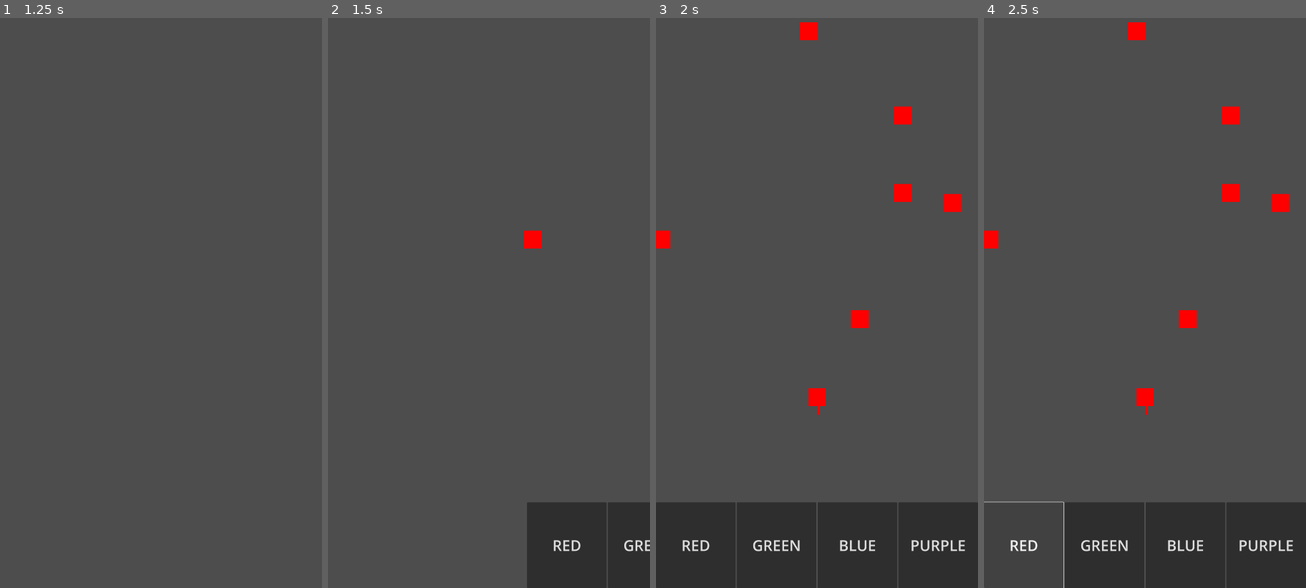
Above: before the commit, frames 1-4 (left to right).
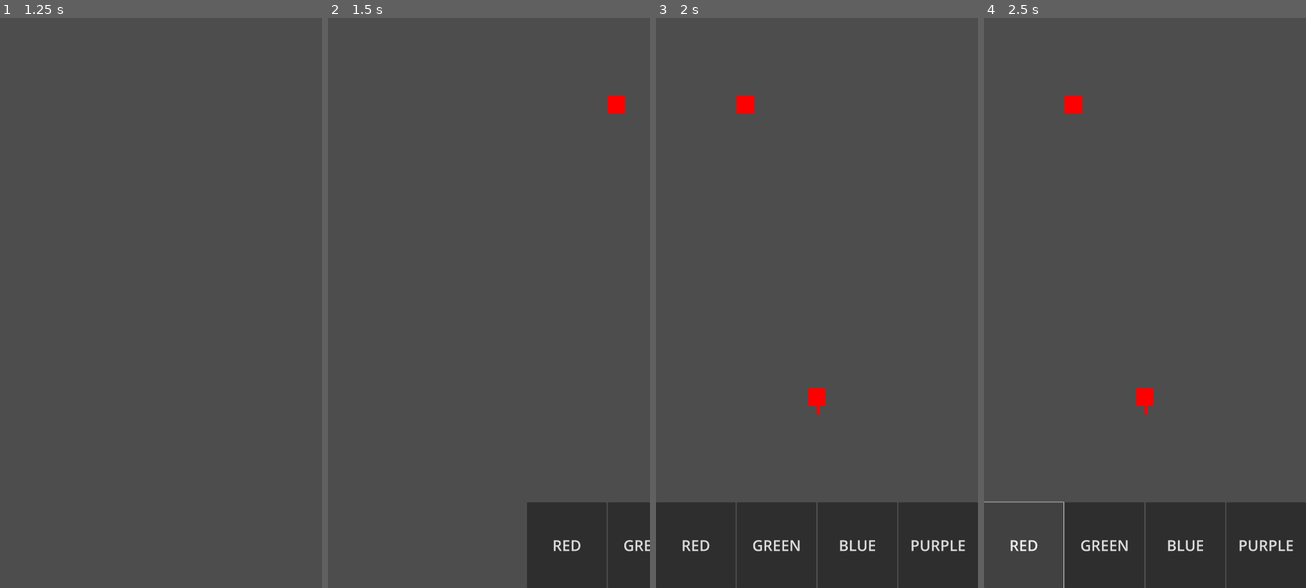
Above: after the commit, the same moments.

Repository: Xavier-Royer/Color-Jumper
Game: Godot game, scene res://Main.tscn
Two runs of this game, one before a commit and one after it. Both use one fixed random seed, a clock stepped at 60 frames per second and the inputs below.
Inputs (mouse positions are in pixels of both pictures, inside the frame that each line leads up to):
- Up to frame 1 (1.25 s): click "PLAY" at 0.5 s
- Up to frame 2 (1.5 s): move the mouse to (559, 274) at 1.27 s; press the mouse at (559, 274) at 1.28 s
- Up to frame 3 (2 s): no input
- Up to frame 4 (2.5 s): release the mouse at (1215, 274) at 2 s; click "RED" at 2 s

Frame 1 is identical in both runs. In frame 2, 0.4% of the frame differs, in the area x 60-93%, y 13-41%; in frame 3, 1.2%, in the area x 0-95%, y 0-55%; in frame 4, 1.2%.

Commit message:
fixed block delteion , so only 1 block is delted and another is spawned in its place

Diff:
--- a/block.gd
+++ b/block.gd
@@ -1,8 +1,16 @@
 extends StaticBody2D
 
 var playerOn  = false
-#signal invalidBlock
+signal invalidBlock
 @onready var blockArea = $SpawnRadius
+var number =0
+var deleted = false
+#var spawnComplete = false
+
+func _ready() -> void:
+	if $SpawnRadius.has_overlapping_areas():
+		self.queue_free()
+		print("block deletred")
 
 
 func setColor(color):
@@ -32,9 +40,23 @@
 
 
 func _on_spawn_radius_area_entered(_area: Area2D) -> void:
-	print("invalid")
-	#need to update the spawn function to fix this, bc this goes into an infinite loop
-	blockArea.set_collision_mask_value(9,false)
-	blockArea.set_collision_layer_value(9,false)
-	#emit_signal("invalidBlock")
-	queue_free()
+	if not deleted:
+		var areas = $SpawnRadius.get_overlapping_areas()
+
+		for a in areas:
+			if a.get_parent().number < number:
+				blockArea.set_collision_mask_value(9,false)
+				blockArea.set_collision_layer_value(9,false)
+				queue_free()
+				print("block delted")
+				emit_signal("invalidBlock")
+				deleted = true
+				break
+
+
+	#print("invalid")
+	##need to update the spawn function to fix this, bc this goes into an infinite loop
+	#
+	#
+	##
+	#
--- a/game_screen.gd
+++ b/game_screen.gd
@@ -20,6 +20,7 @@
 var spawnRate = .6 # higher spawn rate = less spawn
 var gameRunTime = 0
 var screen_size
+var blocksSpawned = 0
 
 var lastBlockSpawned = null
 
@@ -60,6 +61,7 @@
 	movingObjects.position.y = 0
 
 	player.show()
+	blocksSpawned = 0
 	currentBlock = null
 	changeColor("RED")
 	player.rotation =0
@@ -69,14 +71,21 @@
 	movingObjects.add_child(block)
 	block.position = Vector2(screen_size.x / 2,screen_size.y * (2.0/3.0))
 	block.setColor("RED")
+	block.number = blocksSpawned
+	blocksSpawned+=1
 
 
 	#generates the rest of the starting blocks
 	for i in randi_range(8,10):
 		block = blockScene.instantiate()
+		block.number = blocksSpawned
 		movingObjects.add_child(block)
-		block.position = Vector2(randi_range(10,screen_size.x - 10),randi_range(30,screen_size.y * (2.0/3.0) - 100))
+		block.position = Vector2(300,300)
+		print("block spawned")
+		#block.position = Vector2(randi_range(10,screen_size.x - 10),randi_range(30,screen_size.y * (2.0/3.0) - 100))
+		block.connect("invalidBlock",spawnBlock)
 		block.setColor("RED")
+		blocksSpawned+=1
 
 	player.position = Vector2(screen_size.x / 2,screen_size.y * (2.0/3.0))
 
@@ -136,6 +145,8 @@
 		gameRunTime += delta
 		movingObjects.position.y += delta*gameSpeed
 
+
+
 		#randomly generates new blocks
 		'''
 		if randi_range(0,spawnRate/delta) == 1:
@@ -148,19 +159,16 @@
 func spawnBlock():
 	var block = blockScene.instantiate()
 
-	#movingObjects.call_deferred("add_child",block)
-	movingObjects.add_child(block)
+	movingObjects.call_deferred("add_child",block)
+	#movingObjects.add_child(block)
+	block.number = blocksSpawned
+	blocksSpawned += 1
+	block.connect("invalidBlock",spawnBlock)
+
 	#set block position
 	var blockPosition = Vector2(randi_range(10,screen_size.x-10),randi_range(-200,-250))
-	if lastBlockSpawned != null:
-		while blockPosition.distance_to(lastBlockSpawned.global_position) < 60 :
-			blockPosition = Vector2(randi_range(10,screen_size.x-10),randi_range(-200,-250))
-
-	#block.set_deferred("global_position", blockPosition)
-	block.global_position = blockPosition
-	#no longer need this signal becasue it should already be fine
-	#block.connect("invalidBlock",spawnBlock)
-	lastBlockSpawned = block
+	block.set_deferred("global_position", blockPosition)
+	#block.global_position = blockPosition
 
 	#set color
 	#random variance
@@ -189,4 +197,5 @@
 
 
 func _on_spawn_timer_timeout() -> void:
+	#should update so that wait time varys + gets faster as game goes on
 	spawnBlock()
